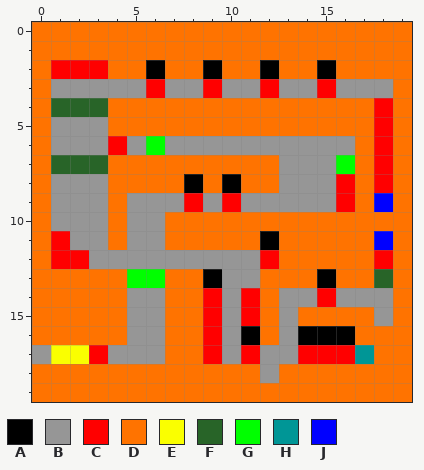
Pixel-art sprite -- gfx/lvl/level7.png. The first picture shows the starting point.
The file is 20x20 pixels. Colours within 5 levels of each other are drawn and written as one.
Palette (. is transparent): A #000000  B #969696  C #ff0000  D #ff7300  E #faff00  F #286428  G #00ff00  H #009696  J #0000ff
Pixels before, first column x 0:
 0 DDDDDDDDDDDDDDDDDDDD
 1 DDDDDDDDDDDDDDDDDDDD
 2 DCCCDDADDADDADDADDDD
 3 DBBBBBCBBCBBCBBCBBBD
 4 DFFFDDDDDDDDDDDDDDCD
 5 DBBBDDDDDDDDDDDDDDCD
 6 DBBBCBGBBBBBBBBBBDCD
 7 DFFFDDDDDDDDDBBBGDCD
 8 DBBBDDDDADADDBBBCDCD
 9 DBBBDBBBCBCBBBBBCDJD
10 DBBBDBBDDDDDDDDDDDDD
11 DCBBDBBDDDDDADDDDDJD
12 DCCBBBBBBBBBCDDDDDCD
13 DDDDDGGDDABBDDDADDFD
14 DDDDDBBDDCBCDBBCBBBD
15 DDDDDBBDDCBCDBDDDDBD
16 DDDDDBBDDCBADBAAADDD
17 BEECBBBDDCBCBBCCCHDD
18 DDDDDDDDDDDDBDDDDDDD
19 DDDDDDDDDDDDDDDDDDDD
After the commit:
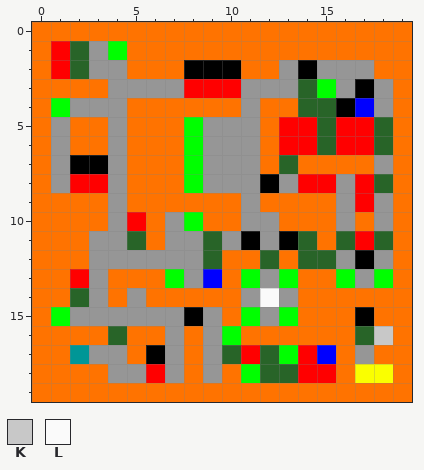
Colours new in this view: K #c8c8c8  L #fafafa
Changes in this commit:
Changed rows in their new state; - is an unchanged pixel.
first column x 0:
 1 -CFBG--------------
 2 --FBB-D-A-A-DBABBB-
 3 -DDD--B-C-C-B-FG-A-
 4 -GBBB------B--FFAJB
 5 --DDB---GBBB-CCFCCF
 6 --DDBDDDG---DCCFCCF
 7 -BAAB---GBBB-FDDD-B
 8 --CCB---GBBBA-CCBCF
 9 -DDDBDDDDDD-DDDDBCB
10 -DDDBCDBG--BB---B-B
11 -DD-BFDBBFBABAF-FCF
12 -DD------FDDF-FFBAB
13 --CB-DDGBJDGBG-DGBG
14 --FB--D--DDBL-DDDDD
15 -GBBB--BABDGBG---AD
16 ----FDDB-BGD-DDDDFK
17 DDHB-DAB-BF-FG-JDB-
18 ----BBCB-B-GFFCC-EE
Boxes around the changes in both pictures, in picture pixels (x1, y1, x2, y2):
changed: (32, 41, 393, 383)
